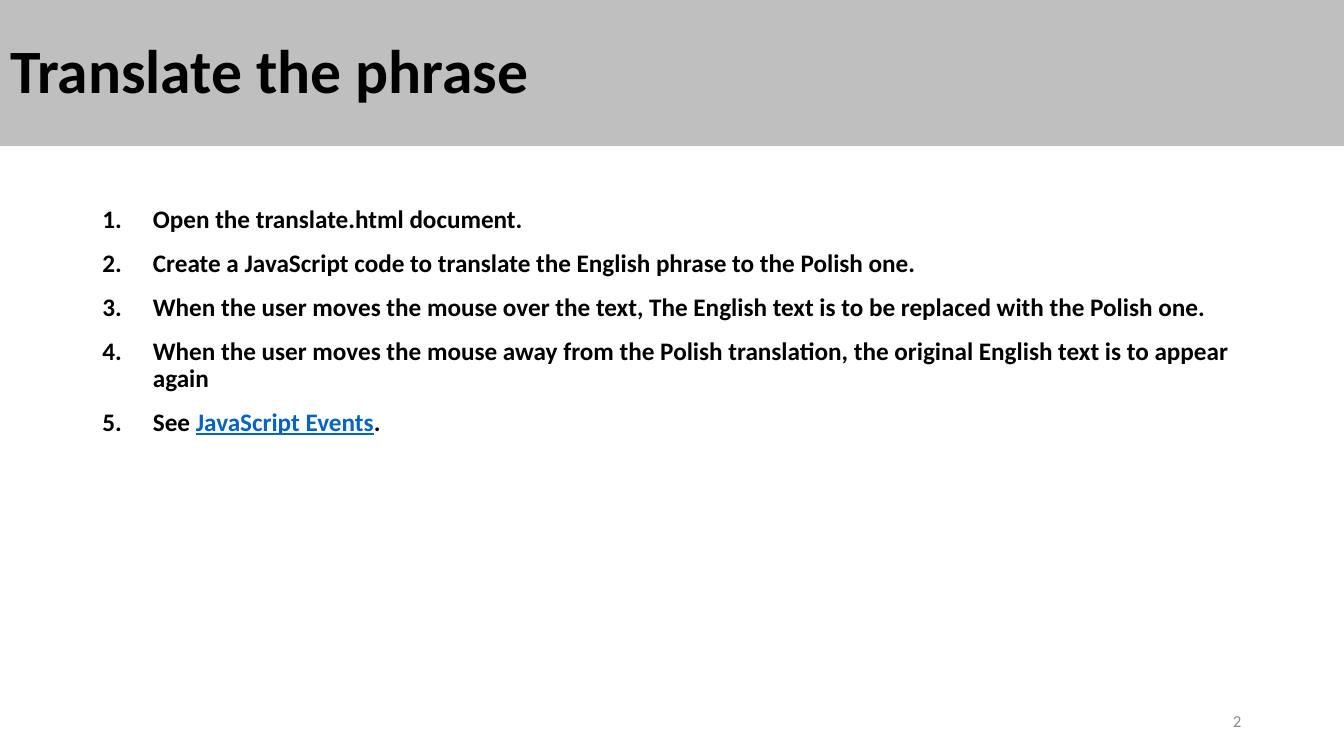
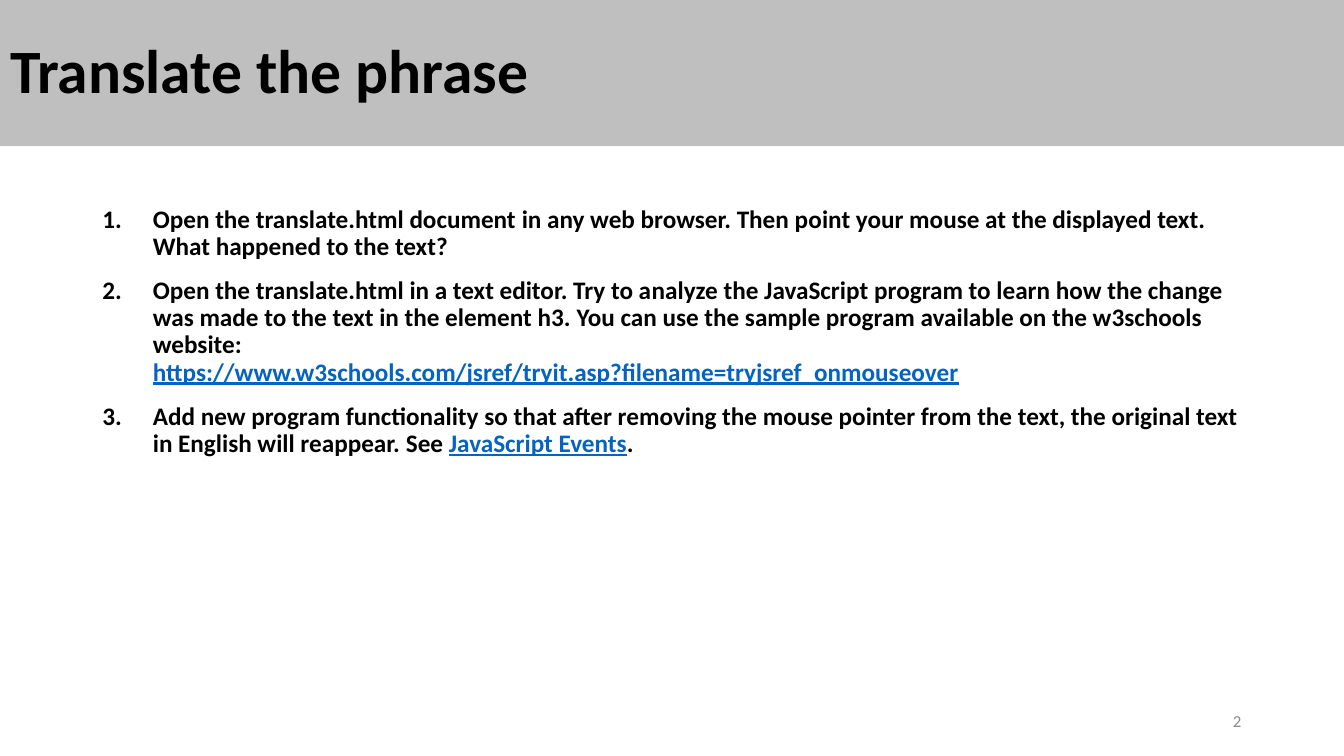
Before and after one commit to ego6ua/edi, a slide deck: slide 2 of 04-DocumentObjectModel/DOM Excercises.pptx. Drawn at 1344x756 pixels with LibreOffice and Linux fonts; fonts in the diff are those of the drawing. Boxes give left, top, right and bottom in pixels: in the first picture for what was removed or moved away, otherwise in the second. Text is boxed around its words. In the diff, an @@ line names an element or a change of style, - is before the commit and + after.

```diff
--- a/04-DocumentObjectModel/DOM Excercises.pptx
+++ b/04-DocumentObjectModel/DOM Excercises.pptx
@@ text at (153,210,1237,457): text changed @@
-1. Open the translate.html document.
-2. Create a JavaScript code to translate the English phrase to the Polish one.
-3. When the user moves the mouse over the text, The English text is to be replaced with the Polish one.
-4. When the user moves the mouse away from the Polish translation, the original English text is to appear again
-5. See JavaScript Events.
+1. Open the translate.html document in any web browser. Then point your mouse at the displayed text. What happened to the text?
+2. Open the translate.html in a text editor. Try to analyze the JavaScript program to learn how the change was made to the text in the element h3. You can use the sample program available on the w3schools website:
+   https://www.w3schools.com/jsref/tryit.asp?filename=tryjsref_onmouseover
+3. Add new program functionality so that after removing the mouse pointer from the text, the original text in English will reappear. See JavaScript Events.
```
Also in this commit, not shown: 11 other files.
